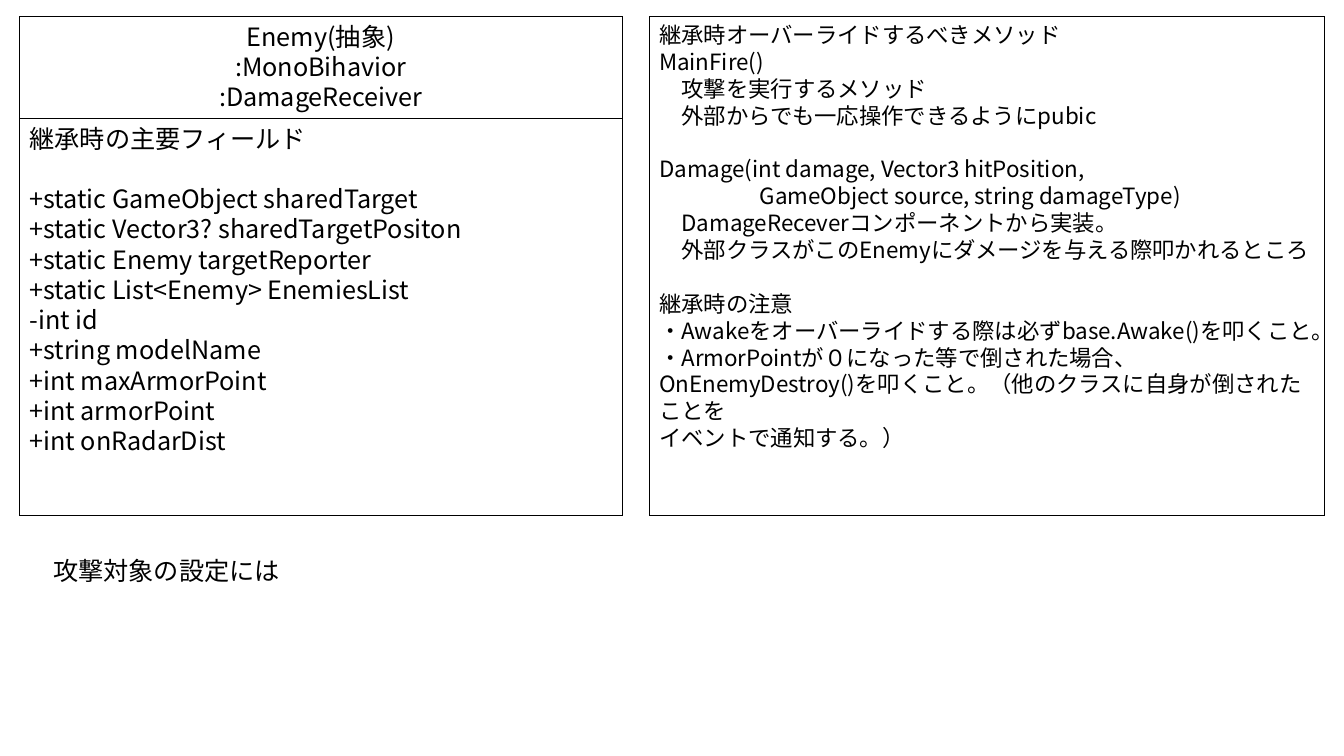
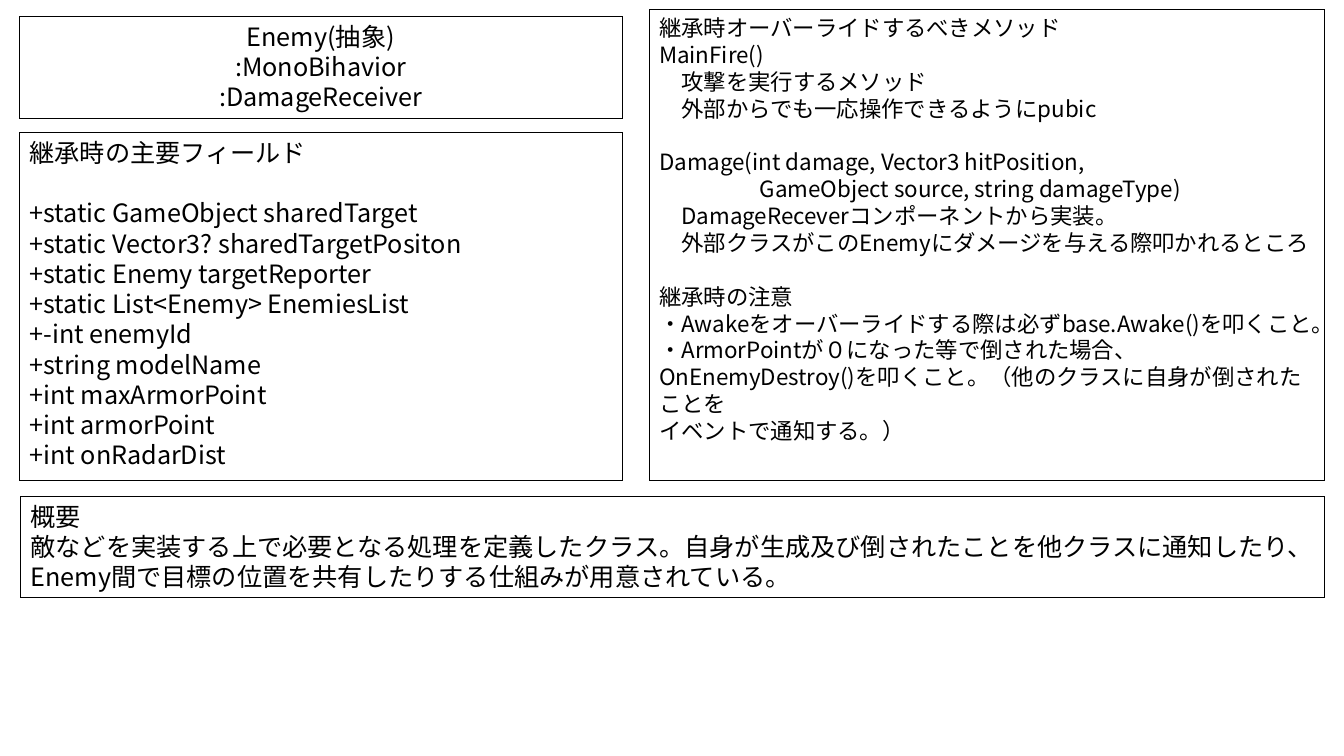
Before and after one commit to magnet15s/blackout_230604, a slide deck: slide 1 of class説明.pptx. Drawn at 1344x756 pixels with LibreOffice and Linux fonts; fonts in the diff are those of the drawing. Boxes give left, top, right and bottom in pixels: in the first picture for what was removed or moved away, otherwise in the second. Text is boxed around its words. In the diff, an @@ line names an element or a change of style, - is before the commit and + after.

```diff
--- a/class説明.pptx
+++ b/class説明.pptx
@@ rectangle "継承時オーバーライドするべきメソッド": place and size @@
-rectangle "継承時オーバーライドするべきメソッド" at [649,16,1325,515]
+rectangle "継承時オーバーライドするべきメソッド" at [649,9,1325,481]
@@ rectangle "継承時の主要フィールド": place and size @@
-rectangle "継承時の主要フィールド" at [19,118,622,515]
+rectangle "継承時の主要フィールド" at [19,132,622,481]
@@ text in rectangle at [29,323,193,349]: text changed @@
--int id
++-int enemyId
@@ rectangle added at [20,496,1325,598], outline #000000 0.75 pt, 18 pt, text #000000 @@
+概要
+敵などを実装する上で必要となる処理を定義したクラス。自身が生成及び倒されたことを他クラスに通知したり、Enemy間で目標の位置を共有したりする仕組みが用意されている。
@@ text removed at [53,558,280,582] @@
-攻撃対象の設定には
```
Also in this commit, not shown: 2 slides added, 5 other files.
